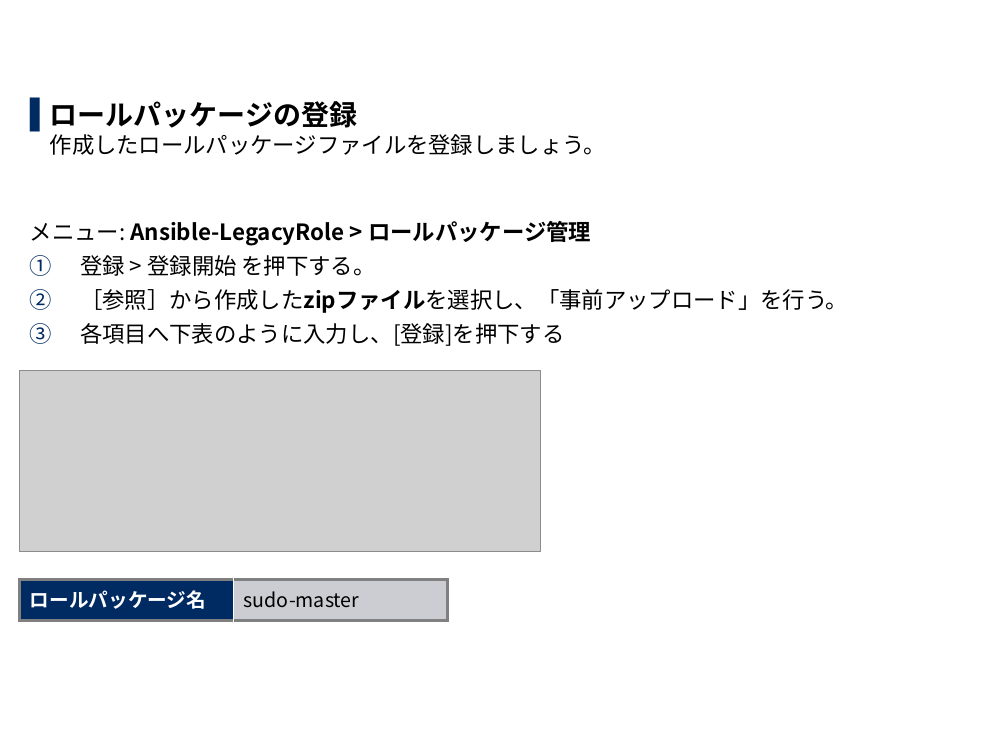
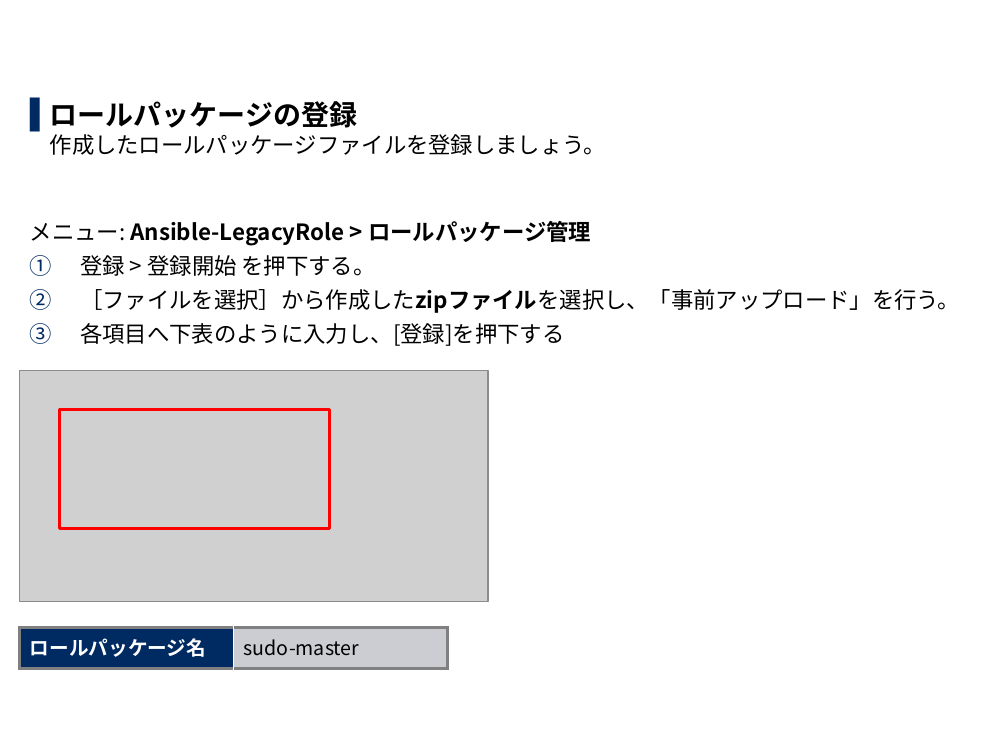
Before and after one commit to exastro-suite/it-automation-docs, a slide deck: slide 33 of asset/Learn_ja/ITA-Ansible-Driver_ja_practice.pptx. Drawn at 1008x756 pixels with LibreOffice and Linux fonts; fonts in the diff are those of the drawing; grey boxes stand for pictures; background and template pictures are left out. Boxes give left, top, right and bottom in pixels: in the first picture for what was removed or moved away, otherwise in the second. Text is boxed around its words. In the diff, an @@ line names an element or a change of style, - is before the commit and + after.

```diff
--- a/asset/Learn_ja/ITA-Ansible-Driver_ja_practice.pptx
+++ b/asset/Learn_ja/ITA-Ansible-Driver_ja_practice.pptx
@@ text at (x1=80, y1=289, x2=960, y2=313): text changed @@
-2. ［参照］から作成したzipファイルを選択し、「事前アップロード」を行う。
+2. ［ファイルを選択］から作成したzipファイルを選択し、「事前アップロード」を行う。
@@ picture resized from (x1=20, y1=370, x2=540, y2=551) to (x1=20, y1=370, x2=489, y2=602) @@
@@ rounded rectangle added at (x1=59, y1=410, x2=330, y2=529), outline #FF0000 2.25 pt @@
@@ table moved from (x1=20, y1=580, x2=448, y2=621) to (x1=20, y1=628, x2=448, y2=669) @@
```
Also in this commit, not shown: 35 other slides changed, 1 other file.
